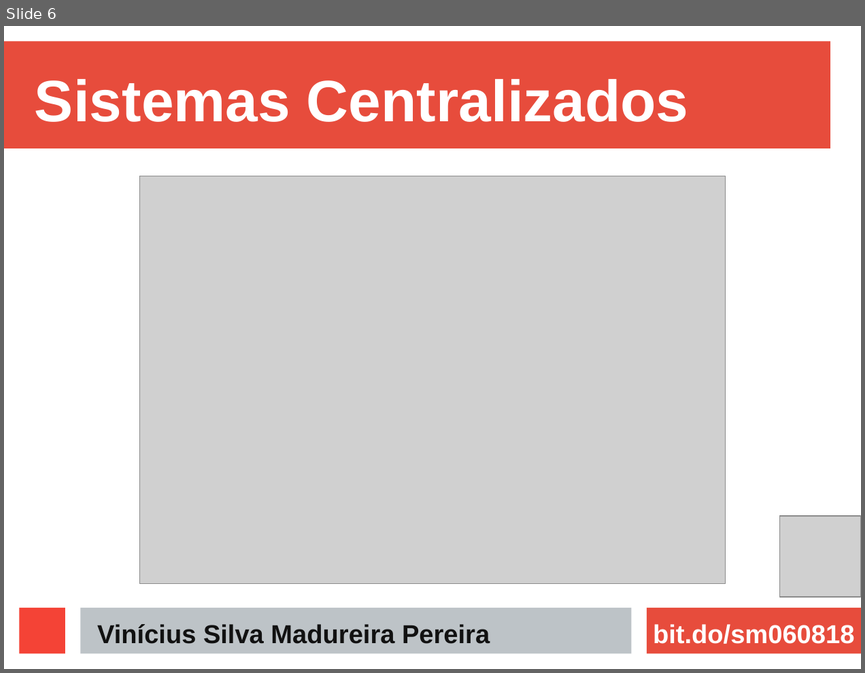
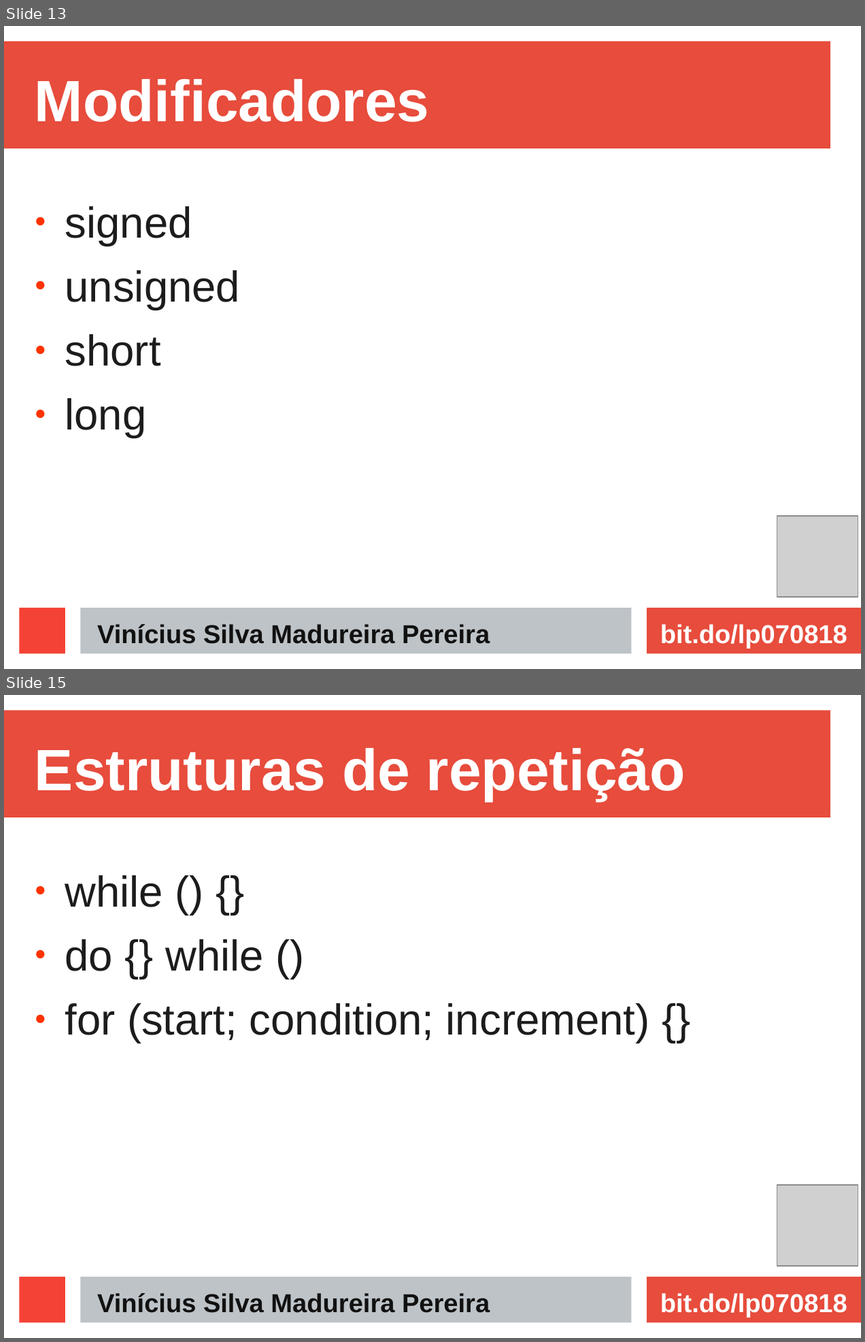
Before and after one commit to ViniciusMadureira/etec, a slide deck: apresentacao.odp. Shown one above the other, each under a label of ours: slide 6 before the commit, slides 13 and 15 after it; the slides between them are not shown. The pictures are 865x673 and 865x1342 pixels, drawn with LibreOffice and Linux fonts; fonts in the diff are those of the drawing; grey boxes stand for pictures. Boxes give left, top, right and bottom in pixels: in the first picture for what was removed or moved away, otherwise in the second. Text is boxed around its words. In the diff, an @@ line names an element or a change of style, - is before the commit and + after.

```diff
--- a/apresentacao.odp
+++ b/apresentacao.odp
@@ slide 15 added at <box>4,695,861,1338</box>, background #FFFFFF; not listed: 4 template elements that a slide beside it also shows @@
@@ title added at <box>35,748,685,801</box>, 54 pt, text #FFFFFF, bold @@
+Estruturas de repetição
@@ text added at <box>65,875,650,1042</box>, 40 pt, text #1C1C1C @@
+● while () {}
+● do {} while ()
+● for (start; condition; increment) {}
@@ picture added at <box>777,1185,857,1266</box> @@
@@ text added at <box>97,1293,490,1312</box>, 24 pt, text #111111, bold @@
+Vinícius Silva Madureira Pereira
@@ text added at <box>660,1293,847,1317</box>, 24 pt, text #FFFFFF, bold @@
+bit.do/lp070818
@@ what was slide 6 is now slide 13 @@
@@ slide 13 changed as well @@
@@ title at <box>35,79,430,122</box>: text changed @@
-Sistemas Centralizados
+Modificadores
@@ picture removed at <box>140,176,725,584</box> @@
@@ text added at <box>65,206,241,438</box>, 40 pt, text #1C1C1C @@
+● signed
+● unsigned
+● short
+● long
@@ picture: place and size @@
-picture at <box>780,516,861,597</box>
+picture at <box>777,516,857,597</box>
@@ text at <box>660,624,847,648</box>: text changed @@
-bit.do/sm060818
+bit.do/lp070818
```
Also in this commit, not shown: 8 other slides changed, 9 other slides added, 1 slide removed, 1 other file.
